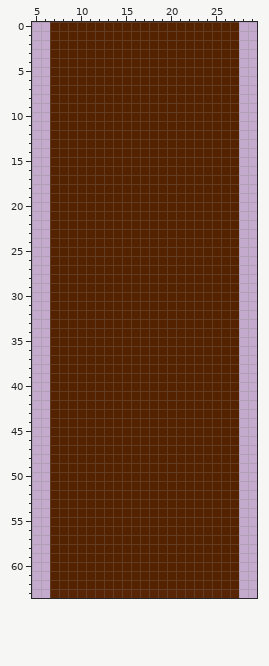
File history of a pixel-art sprite, media/art/platforms/scaffolding-cplat-left-3.png. The first picture shows the starting point.
The file is 64x64 pixels. Pixels under 10% opacity are left out. Shown: x 5..29, y 0..63.
And afterwards:
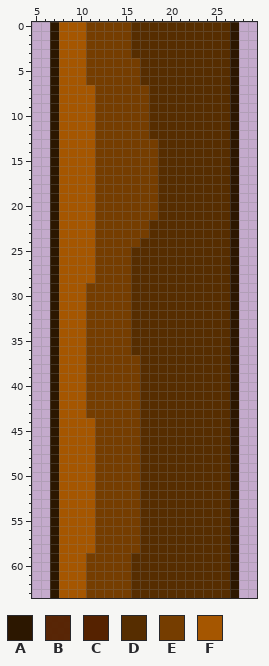
Palette (. is transparent): A #2c1700  B #552200f8  C #552200  D #562d00  E #753d00  F #a55600
Change:
@@ x 5..29 @@
- 0 ..CCCCCCCCCCCCCCCCCCCCC..
- 1 ..CCCCCCCCCCCCCCCCCCCCC..
- 2 ..CCCCCCCCCCCCCCCCCCCCC..
- 3 ..CCCCCCCCCCCCCCCCCCCCC..
- 4 ..CCCCCCCCCCCCCCCCCCCCC..
- 5 ..CCCCCCCCCCCCCCCCCCCCC..
- 6 ..CCCCCCCCCCCCCCCCCCCCC..
- 7 ..CCCCCCCCCCCCCCCCCCCCC..
- 8 ..CCCCCCCCCCCCCCCCCCCCC..
- 9 ..CCCCCCCCCCCCCCCCCCCCC..
-10 ..CCCCCCCCCCCCCCCCCCCCC..
-11 ..CCCCCCCCCCCCCCCCCCCCC..
-12 ..CCCCCCCCCCCCCCCCCCCCC..
-13 ..CCCCCCCCCCCCCCCCCCCCC..
-14 ..CCCCCCCCCCCCCCCCCCCCC..
-15 ..CCCCCCCCCCCCCCCCCCCCC..
-16 ..CCCCCCCCCCCCCCCCCCCCC..
-17 ..CCCCCCCCCCCCCCCCCCCCC..
-18 ..CCCCCCCCCCCCCCCCCCCCC..
-19 ..CCCCCCCCCCCCCCCCCCCCC..
-20 ..CCCCCCCCCCCCCCCCCCCCC..
-21 ..CCCCCCCCCCCCCCCCCCCCC..
-22 ..CCCCCCCCCCCCCCCCCCCCC..
-23 ..CCCCCCCCCCCCCCCCCCCCC..
-24 ..CCCCCCCCCCCCCCCCCCCCC..
-25 ..CCCCCCCCCCCCCCCCCCCCC..
-26 ..CCCCCCCCCCCCCCCCCCCCC..
-27 ..CCCCCCCCCCCCCCCCCCCCC..
-28 ..CCCCCCCCCCCCCCCCCCCCC..
-29 ..CCCCCCCCCCCCCCCCCCCCC..
-30 ..CCCCCCCCCCCCCCCCCCCCC..
-31 ..CCCCCCCCCCCCCCCCCCCCC..
-32 ..CCCCCCCCCCCCCCCCCCCCC..
-33 ..CCCCCCCCCCCCCCCCCCCCC..
-34 ..CCCCCCCCCCCCCCCCCCCCC..
-35 ..CCCCCCCCCCCCCCCCCCCCC..
-36 ..CCCCCCCCCCCCCCCCCCCCC..
-37 ..CCCCCCCCCCCCCCCCCCCCC..
-38 ..CCCCCCCCCCCCCCCCCCCCC..
-39 ..CCCCCCCCCCCCCCCCCCCCC..
-40 ..CCCCCCCCCCCCCCCCCCCCC..
-41 ..CCCCCCCCCCCCCCCCCCCCC..
-42 ..CCCCCCCCCCCCCCCCCCCCC..
-43 ..CCCCCCCCCCCCCCCCCCCCC..
-44 ..CCCCCCCCCCCCCCCCCCCCC..
-45 ..CCCCCCCCCCCCCCCCCCCCC..
-46 ..CCCCCCCCCCCCCCCCCCCCC..
-47 ..CCCCCCCCCCCCCCCCCCCCC..
-48 ..CCCCCCCCCCCCCCCCCCCCC..
-49 ..CCCCCCCCCCCCCCCCCCCCC..
-50 ..CCCCCCCCCCCCCCCCCCCCC..
-51 ..CCCCCCCCCCCCCCCCCCCCC..
-52 ..CCCCCCCCCCCCCCCCCCCCC..
-53 ..CCCCCCCCCCCCCCCCCCCCC..
-54 ..CCCCCCCCCCCCCCCCCCCCC..
-55 ..CCCCCCCCCCCCCCCCCCCCC..
-56 ..CCCCCCCCCCCCCCCCCCCCC..
-57 ..CCCCCCCCCCCCCCCCCCCCC..
-58 ..CCCCCCCCCCCCCCCCCCCCC..
-59 ..CCCCCCCCCCCCCCCCCCCCC..
-60 ..CCCCCCCCCCCCCCCCCCCCC..
-61 ..CCCCCCCCCCCCCCCCCCCCC..
-62 ..CCCCCCCCCCCCCCCCCCCCC..
-63 ..BBBBBBBBBBBBBBBBBBBBB..
+ 0 ..AFFFEEEEEDDDDDDDDDDDA..
+ 1 ..AFFFEEEEEDDDDDDDDDDDA..
+ 2 ..AFFFEEEEEDDDDDDDDDDDA..
+ 3 ..AFFFEEEEEDDDDDDDDDDDA..
+ 4 ..AFFFEEEEEEDDDDDDDDDDA..
+ 5 ..AFFFEEEEEEDDDDDDDDDDA..
+ 6 ..AFFFEEEEEEDDDDDDDDDDA..
+ 7 ..AFFFFEEEEEEDDDDDDDDDA..
+ 8 ..AFFFFEEEEEEDDDDDDDDDA..
+ 9 ..AFFFFEEEEEEDDDDDDDDDA..
+10 ..AFFFFEEEEEEDDDDDDDDDA..
+11 ..AFFFFEEEEEEDDDDDDDDDA..
+12 ..AFFFFEEEEEEDDDDDDDDDA..
+13 ..AFFFFEEEEEEEDDDDDDDDA..
+14 ..AFFFFEEEEEEEDDDDDDDDA..
+15 ..AFFFFEEEEEEEDDDDDDDDA..
+16 ..AFFFFEEEEEEEDDDDDDDDA..
+17 ..AFFFFEEEEEEEDDDDDDDDA..
+18 ..AFFFFEEEEEEEDDDDDDDDA..
+19 ..AFFFFEEEEEEEDDDDDDDDA..
+20 ..AFFFFEEEEEEEDDDDDDDDA..
+21 ..AFFFFEEEEEEEDDDDDDDDA..
+22 ..AFFFFEEEEEEDDDDDDDDDA..
+23 ..AFFFFEEEEEEDDDDDDDDDA..
+24 ..AFFFFEEEEEDDDDDDDDDDA..
+25 ..AFFFFEEEEDDDDDDDDDDDA..
+26 ..AFFFFEEEEDDDDDDDDDDDA..
+27 ..AFFFFEEEEDDDDDDDDDDDA..
+28 ..AFFFFEEEEDDDDDDDDDDDA..
+29 ..AFFFEEEEEDDDDDDDDDDDA..
+30 ..AFFFEEEEEDDDDDDDDDDDA..
+31 ..AFFFEEEEEDDDDDDDDDDDA..
+32 ..AFFFEEEEEDDDDDDDDDDDA..
+33 ..AFFFEEEEEDDDDDDDDDDDA..
+34 ..AFFFEEEEEDDDDDDDDDDDA..
+35 ..AFFFEEEEEDDDDDDDDDDDA..
+36 ..AFFFEEEEEDDDDDDDDDDDA..
+37 ..AFFFEEEEEEDDDDDDDDDDA..
+38 ..AFFFEEEEEEDDDDDDDDDDA..
+39 ..AFFFEEEEEEDDDDDDDDDDA..
+40 ..AFFFEEEEEEDDDDDDDDDDA..
+41 ..AFFFEEEEEEDDDDDDDDDDA..
+42 ..AFFFEEEEEEDDDDDDDDDDA..
+43 ..AFFFEEEEEEDDDDDDDDDDA..
+44 ..AFFFFEEEEEDDDDDDDDDDA..
+45 ..AFFFFEEEEEDDDDDDDDDDA..
+46 ..AFFFFEEEEEDDDDDDDDDDA..
+47 ..AFFFFEEEEEDDDDDDDDDDA..
+48 ..AFFFFEEEEEDDDDDDDDDDA..
+49 ..AFFFFEEEEEDDDDDDDDDDA..
+50 ..AFFFFEEEEEDDDDDDDDDDA..
+51 ..AFFFFEEEEEDDDDDDDDDDA..
+52 ..AFFFFEEEEEDDDDDDDDDDA..
+53 ..AFFFFEEEEEDDDDDDDDDDA..
+54 ..AFFFFEEEEEDDDDDDDDDDA..
+55 ..AFFFFEEEEEDDDDDDDDDDA..
+56 ..AFFFFEEEEEDDDDDDDDDDA..
+57 ..AFFFFEEEEEDDDDDDDDDDA..
+58 ..AFFFFEEEEEDDDDDDDDDDA..
+59 ..AFFFEEEEEDDDDDDDDDDDA..
+60 ..AFFFEEEEEDDDDDDDDDDDA..
+61 ..AFFFEEEEEDDDDDDDDDDDA..
+62 ..AFFFEEEEEDDDDDDDDDDDA..
+63 ..AFFFEEEEEDDDDDDDDDDDA..
Where, in picture pixels (left, top, right, bottom), the same in both pictures:
changed: (50, 22, 239, 598)
